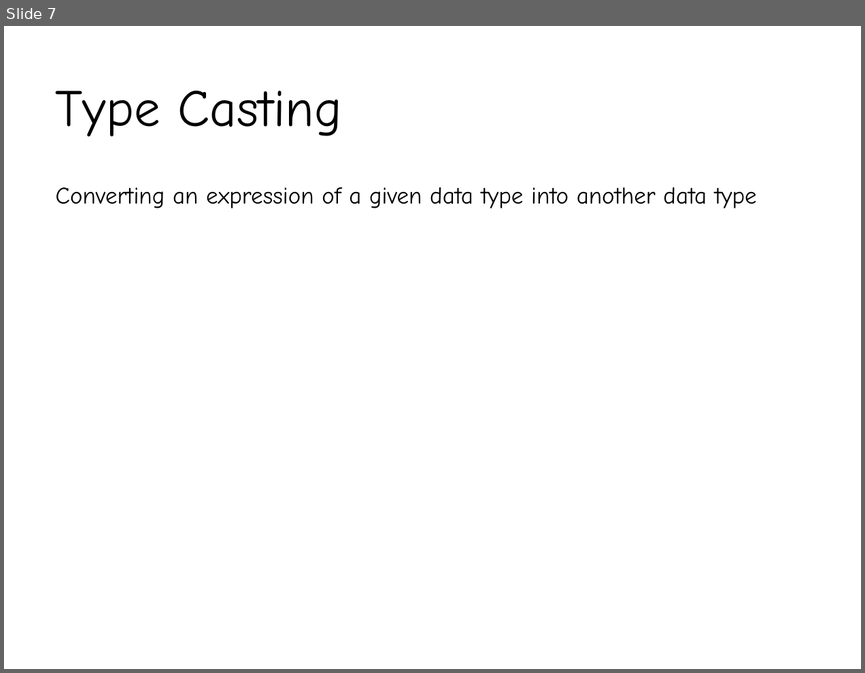
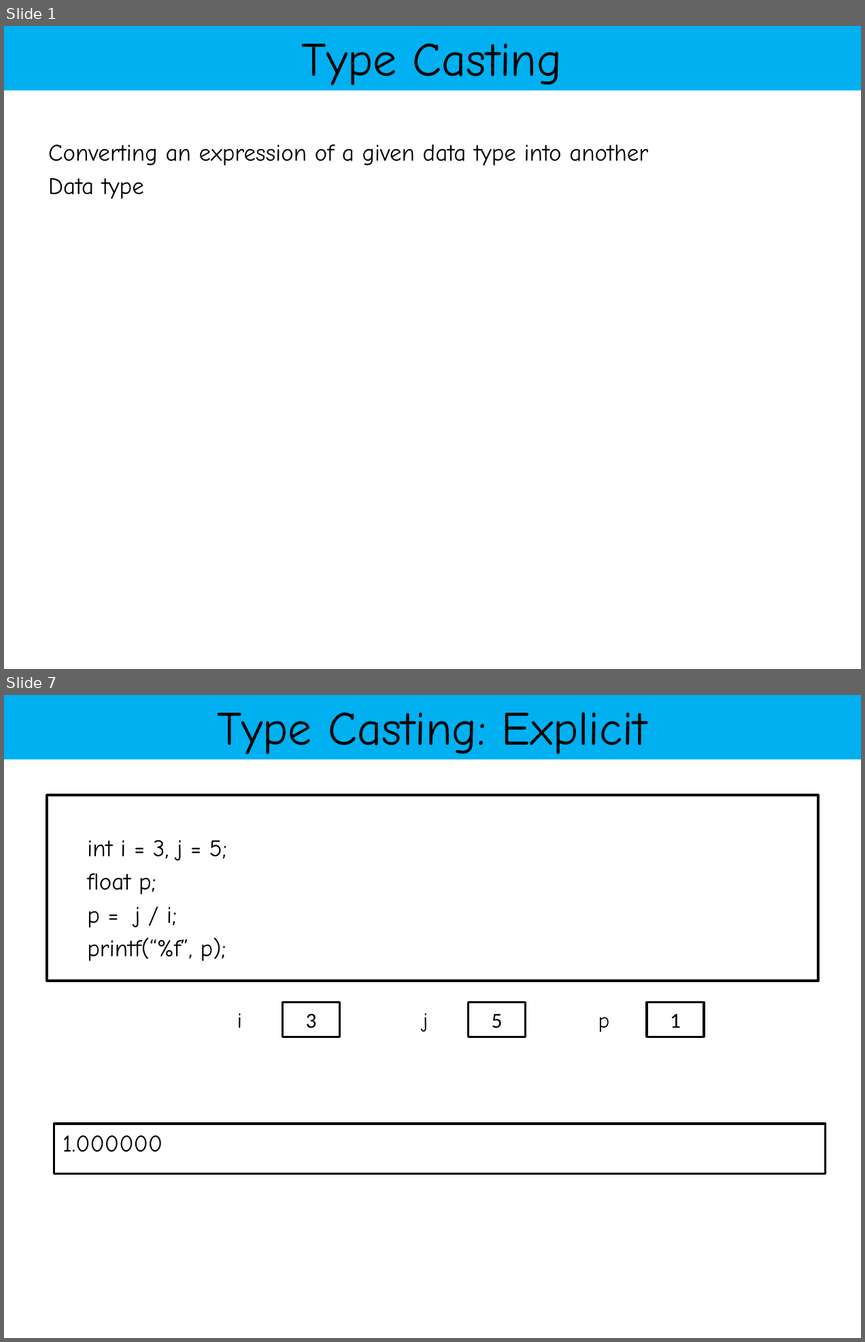
Before and after one commit to YeasirRayhanPrince/yeasirrayhanprince.github.io, a slide deck: cse103/materials/Slide3.pptx. Shown one above the other, each under a label of ours: slide 7 before the commit, slides 1 and 7 after it; the slides between them are not shown. The pictures are 865x673 and 865x1342 pixels, drawn with LibreOffice and Linux fonts; fonts in the diff are those of the drawing. Boxes give left, top, right and bottom in pixels: in the first picture for what was removed or moved away, otherwise in the second. Text is boxed around its words. In the diff, an @@ line names an element or a change of style, - is before the commit and + after.

```diff
--- a/cse103/materials/Slide3.pptx
+++ b/cse103/materials/Slide3.pptx
@@ slide 7 added at [4,695,861,1338], background #FFFFFF @@
@@ rectangle added at [4,695,861,759], fill #00B0F0, 40 pt, text #000000 @@
+Type Casting: Explicit
@@ rectangle added at [47,795,818,981], fill #FFFFFF, outline #000000 2 pt, 20 pt, text #000000 @@
+int i = 3, j = 5;
+float p;
+p = j / i;
+printf(“%f”, p);
@@ text added at [237,1013,242,1028], 18 pt, text #000000 @@
+i
@@ rectangle added at [283,1002,340,1036], fill #FFFFFF, outline #000000 2 pt, 18 pt, text #000000 @@
+3
@@ text added at [423,1013,428,1032], 18 pt, text #000000 @@
+j
@@ rectangle added at [468,1002,526,1036], fill #FFFFFF, outline #000000 2 pt, 18 pt, text #000000 @@
+5
@@ text added at [598,1017,610,1032], 18 pt, text #000000 @@
+p
@@ rectangle added at [647,1002,704,1036], fill #FFFFFF, outline #000000 2 pt, 18 pt, text #000000 @@
+1
@@ rectangle added at [54,1123,825,1173], fill #FFFFFF, outline #000000 2 pt, 20 pt, text #000000 @@
+1.000000
@@ what was slide 7 is now slide 1 @@
@@ slide 1 changed as well @@
@@ rectangle "Type Casting": place and size @@
-rectangle "Type Casting" at [56,91,342,137]
+rectangle "Type Casting" at [4,26,861,90]
@@ rectangle "Type Casting" at [4,26,861,90]: size 44 to 40 pt; alignment left to centre; fill none to #00B0F0 @@
@@ text at [48,144,648,199]: text changed @@
-Converting an expression of a given data type into another data type
+Converting an expression of a given data type into another
+Data type
```
Also in this commit, not shown: 6 other slides changed, 18 other slides added, 7 slides removed, 4 other files.
